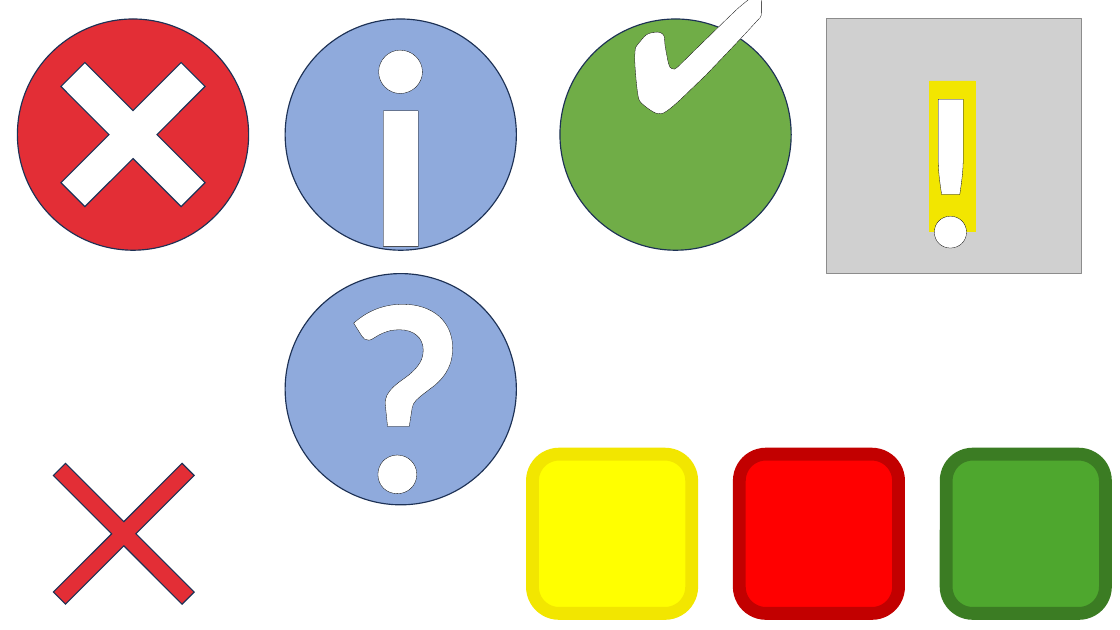
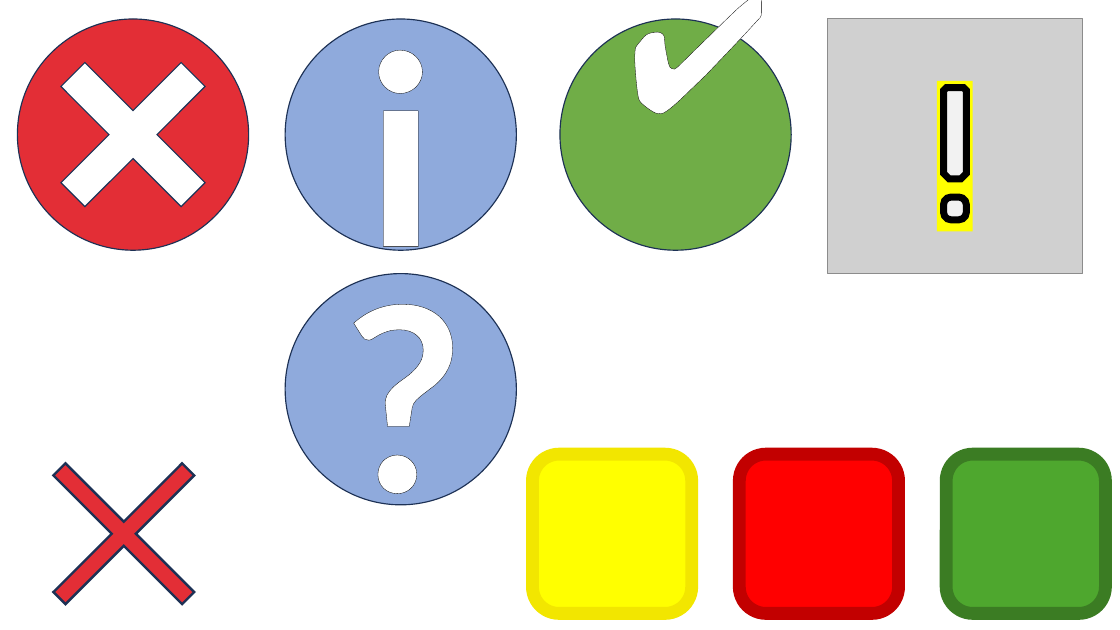
Before and after one commit to scrutinydebugger/scrutiny-devtools, a slide deck: slide 3 of graphics/graphics.pptx. Drawn at 1120x630 pixels with LibreOffice and Linux fonts; fonts in the diff are those of the drawing; grey boxes stand for pictures. Boxes give left, top, right and bottom in pixels: in the first picture for what was removed or moved away, otherwise in the second. Text is boxed around its words. In the diff, an @@ line names an element or a change of style, - is before the commit and + after.

```diff
--- a/graphics/graphics.pptx
+++ b/graphics/graphics.pptx
@@ text removed at <box>907,27,1002,325</box> @@
-!
@@ rectangle removed at <box>930,81,975,231</box> @@
@@ rounded rectangle added at <box>937,81,973,231</box>, fill #FFFF00 @@
@@ snip same rect added at <box>944,87,966,179</box>, fill #F2F2F2, outline #000000 6 pt @@
@@ rounded rectangle added at <box>944,197,966,220</box>, fill #F2F2F2, outline #000000 6 pt @@
@@ cross at <box>0,410,248,630</box>: outline #1E3256 1 pt to #1E3256 2 pt @@
```
Also in this commit, not shown: 1 other slide changed, 2 slides added, 1 slide removed, 7 other files.
